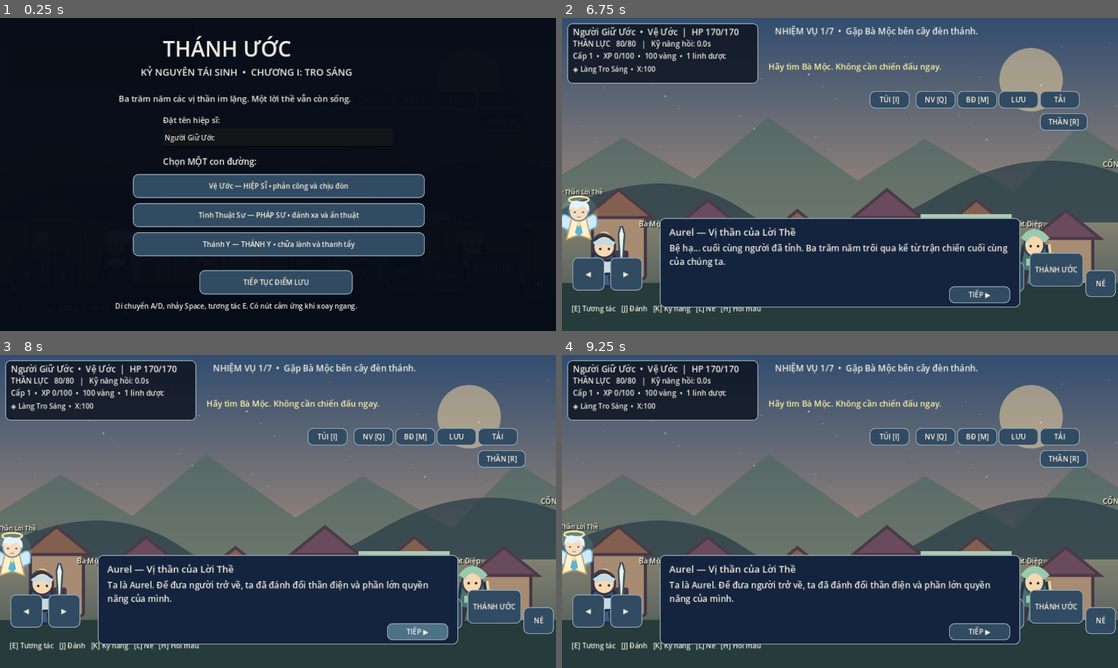
Above: before the commit, frames 1-4 (two rows, left to right).
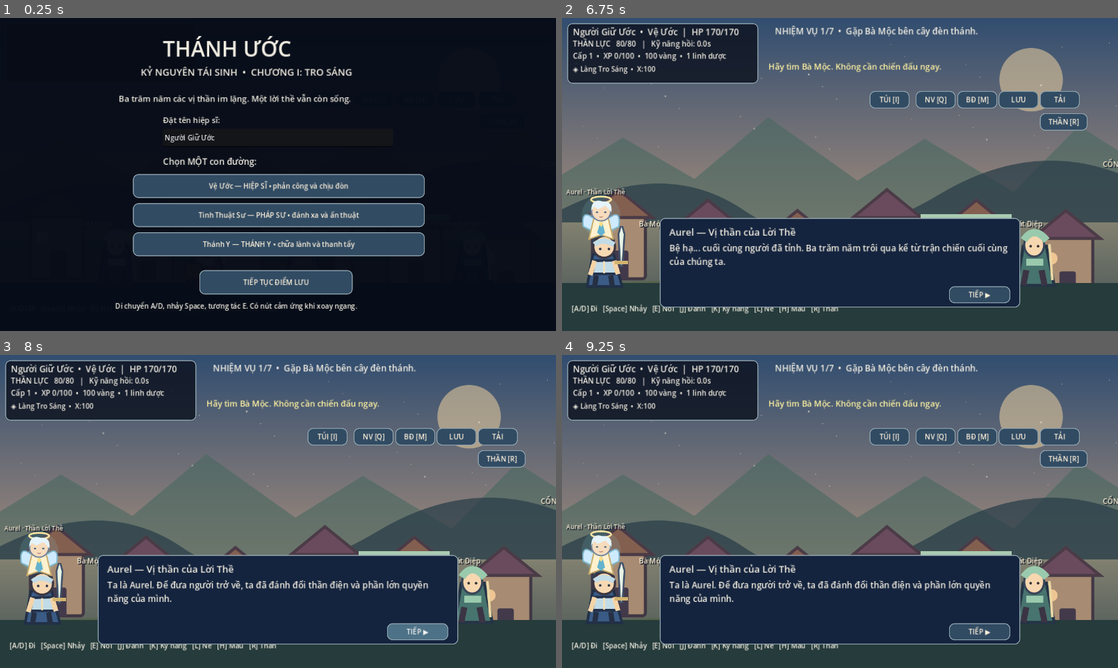
Above: after the commit, the same moments.

Repository: hoaianhdoan0209-hue/Th-nh-c-K-Nguy-n-T-i-Xu-t
Game: Godot game, scene res://scenes/Main.tscn
Same seed, same stepped clock (60 frames per second), same inputs: the game is played once before the commit and once after it.
Inputs (mouse positions are in pixels of both pictures, inside the frame that each line leads up to):
- Up to frame 1 (0.25 s): no input
- Up to frame 2 (6.75 s): click "TÚI [I]" at 0.5 s; click "NV [Q]" at 1.25 s; click "BĐ [M]" at 2 s; click "LƯU" at 2.75 s; click "TẢI" at 3.5 s; click (589, 274) at 4.25 s, where only the run before the commit has a clickable "◀"; click "THẦN [R]" at 5 s; click (628, 274) at 5.75 s, where only the run before the commit has a clickable "▶"; click "Vệ Ước — HIỆP SĨ • phản công …" at 6.5 s
- Up to frame 3 (8 s): click "TIẾP ▶" at 7.25 s
- Up to frame 4 (9.25 s): click (967, 608) at 8 s, where only the run before the commit has a clickable "NHẢY"; click (1006, 614) at 8.75 s, where only the run before the commit has a clickable "ĐÁNH"

The runs differ from the first frame. In frame 2, 4.3% of the frame differs, in the area x 0-100%, y 54-95%; in frame 3, 4.3%; in frame 4, 4.3%.

Commit message:
Keep desktop combat unobstructed and add reproducible visual captures

Diff:
--- a/scripts/Game.gd
+++ b/scripts/Game.gd
@@ -274,7 +274,7 @@
 	quest_text.autowrap_mode = TextServer.AUTOWRAP_WORD_SMART
 	notice_text = _label_at(ui, "", Vector2(475, 98), Vector2(785, 50), 19)
 	notice_text.add_theme_color_override("font_color", Color("#fff2a1"))
-	hint_text = _label_at(ui, "[E] Tương tác   [J] Đánh   [K] Kỹ năng   [L] Né   [H] Hồi máu", Vector2(22, 657), Vector2(950, 30), 16)
+	hint_text = _label_at(ui, "[A/D] Đi   [Space] Nhảy   [E] Nói   [J] Đánh   [K] Kỹ năng   [L] Né   [H] Máu   [R] Thần", Vector2(22, 657), Vector2(950, 30), 16)
 	for spec in [
 		["TÚI [I]", "inventory", 708.0],
 		["NV [Q]", "quest", 814.0],
@@ -297,6 +297,7 @@
 	]
 	for item in controls:
 		var b := _button(ui, str(item["text"]), item["pos"], item["size"])
+		b.visible = DisplayServer.is_touchscreen_available() or OS.has_feature("mobile")
 		if str(item["action"]) == "left":
 			b.button_down.connect(func() -> void: touch_left = true)
 			b.button_up.connect(func() -> void: touch_left = false)
@@ -397,7 +398,7 @@
 	role = selected_role
 	companion_unlocked = true
 	last_zone = -1
-	companion.position = Vector2(55, FLOOR_Y - 150)
+	companion.position = Vector2(90, FLOOR_Y - 150)
 	_reset_action_timers()
 	hero_name = name_input.text.strip_edges()
 	if hero_name.is_empty():
@@ -1078,6 +1079,7 @@
 	if invincible_left > 0.0:
 		hero_visual.modulate.a = 0.55 + absf(sin(animation_time * 25.0)) * 0.45
 	var target: Vector2 = hero.position + Vector2(-float(facing) * 72.0, -110.0 + sin(animation_time * 2.4) * 10.0)
+	target.x = clampf(target.x, 90.0, WIDTH - 100.0)
 	companion.position = companion.position.lerp(target, 1.0 - exp(-5.0 * delta))
 	for i in range(pickup_nodes.size()):
 		pickup_nodes[i].rotation = sin(animation_time * 2.0 + float(i)) * 0.12
--- /dev/null
+++ b/tests/VisualCapture.gd
@@ -0,0 +1,39 @@
+extends SceneTree
+## Real rendered stills; run with a display and an OpenGL renderer.
+func _initialize() -> void:
+	call_deferred("_run")
+
+func _capture(path: String) -> void:
+	await process_frame
+	await RenderingServer.frame_post_draw
+	var image: Image = root.get_texture().get_image()
+	if image.save_png(path) != OK:
+		push_error("Could not write " + path)
+
+func _run() -> void:
+	var scene: PackedScene = load("res://scenes/Main.tscn") as PackedScene
+	var game: Variant = scene.instantiate()
+	root.add_child(game)
+	await process_frame
+	DirAccess.make_dir_recursive_absolute("res://captures")
+	game._begin_story(0)
+	await _capture("res://captures/opening.png")
+	for i in range(4):
+		game._next_dialogue()
+	game.touch_right = true
+	for i in range(45):
+		await physics_frame
+	game.touch_right = false
+	game._perform_action("jump")
+	for i in range(20):
+		await physics_frame
+	await _capture("res://captures/jump.png")
+	game.quest_stage = 3
+	game._refresh_world()
+	game.hero.position = Vector2(1550, 567)
+	game.camera.reset_smoothing()
+	for i in range(30):
+		await physics_frame
+	game._normal_attack()
+	await _capture("res://captures/combat.png")
+	quit()
Not shown, changed: README.md
